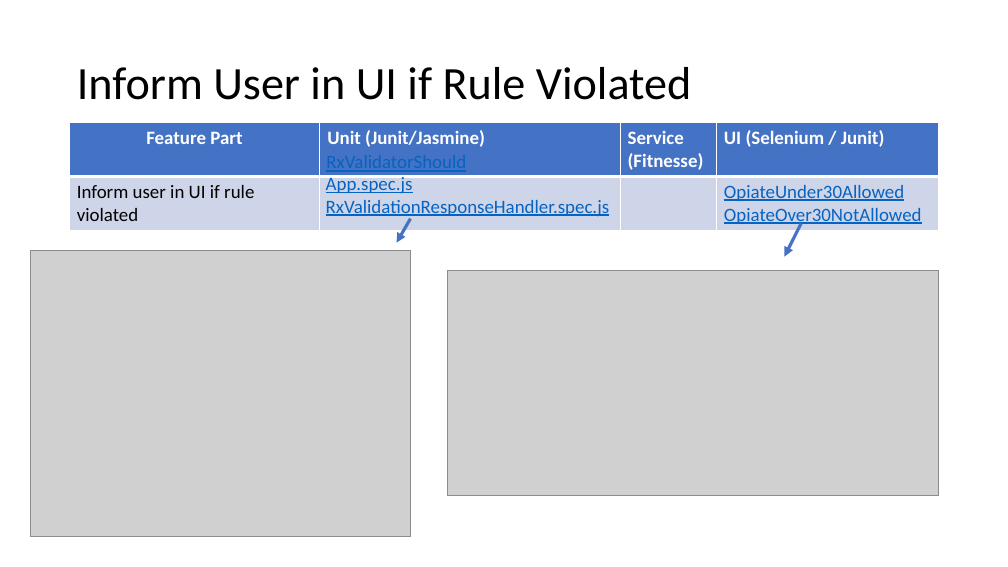
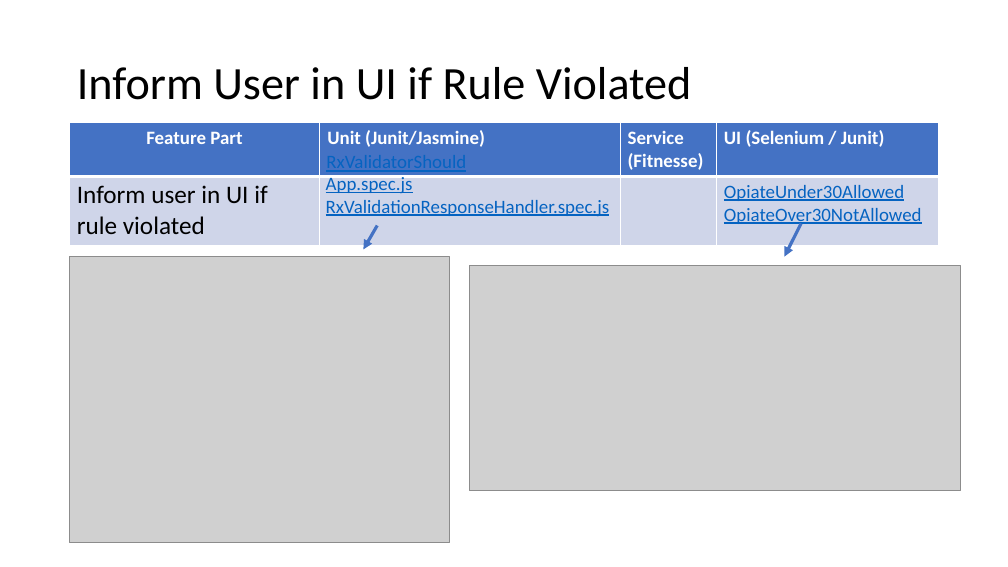
Before and after one commit to weaverj/testpyramidexample, a slide deck: slide 12 of Test Pyramid Presentation.pptx. Drawn at 1008x567 pixels with LibreOffice and Linux fonts; fonts in the diff are those of the drawing; grey boxes stand for pictures; background and template pictures are left out. Boxes give left, top, right and bottom in pixels: in the first picture for what was removed or moved away, otherwise in the second. Text is boxed around its words. In the diff, an @@ line names an element or a change of style, - is before the commit and + after.

```diff
--- a/Test Pyramid Presentation.pptx
+++ b/Test Pyramid Presentation.pptx
@@ table at box(70, 123, 938, 243) @@
@@ size 18 to 24 pt in "Inform user in UI if rule violated" @@
@@ arrow moved from (411, 219) - (397, 243) to (377, 225) - (364, 250) @@
@@ picture: place and size @@
-picture at box(30, 250, 411, 537)
+picture at box(70, 256, 450, 543)
@@ picture: place and size @@
-picture at box(448, 270, 939, 495)
+picture at box(470, 265, 961, 491)
```
Also in this commit, not shown: 9 other slides changed.
